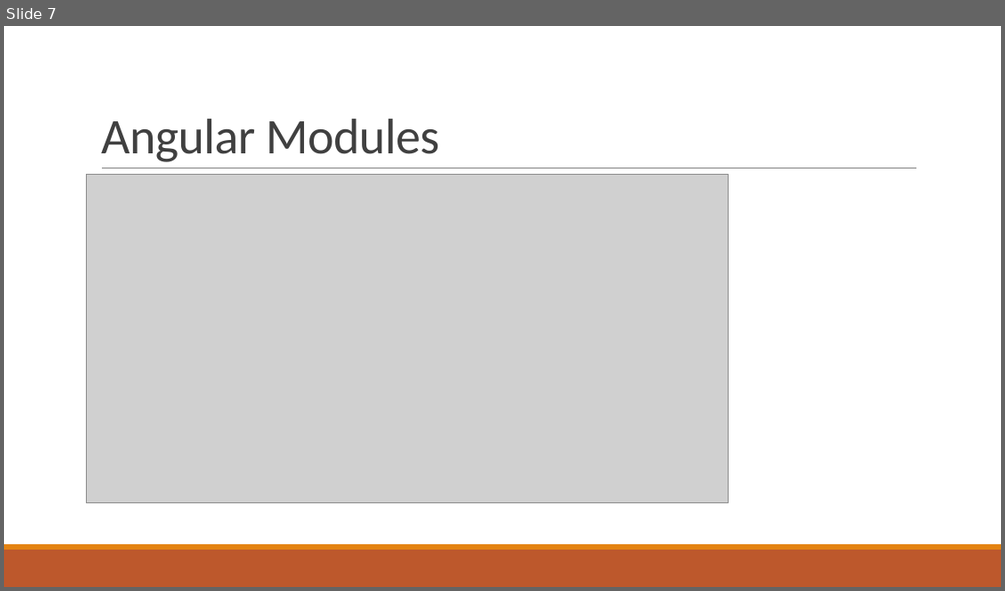
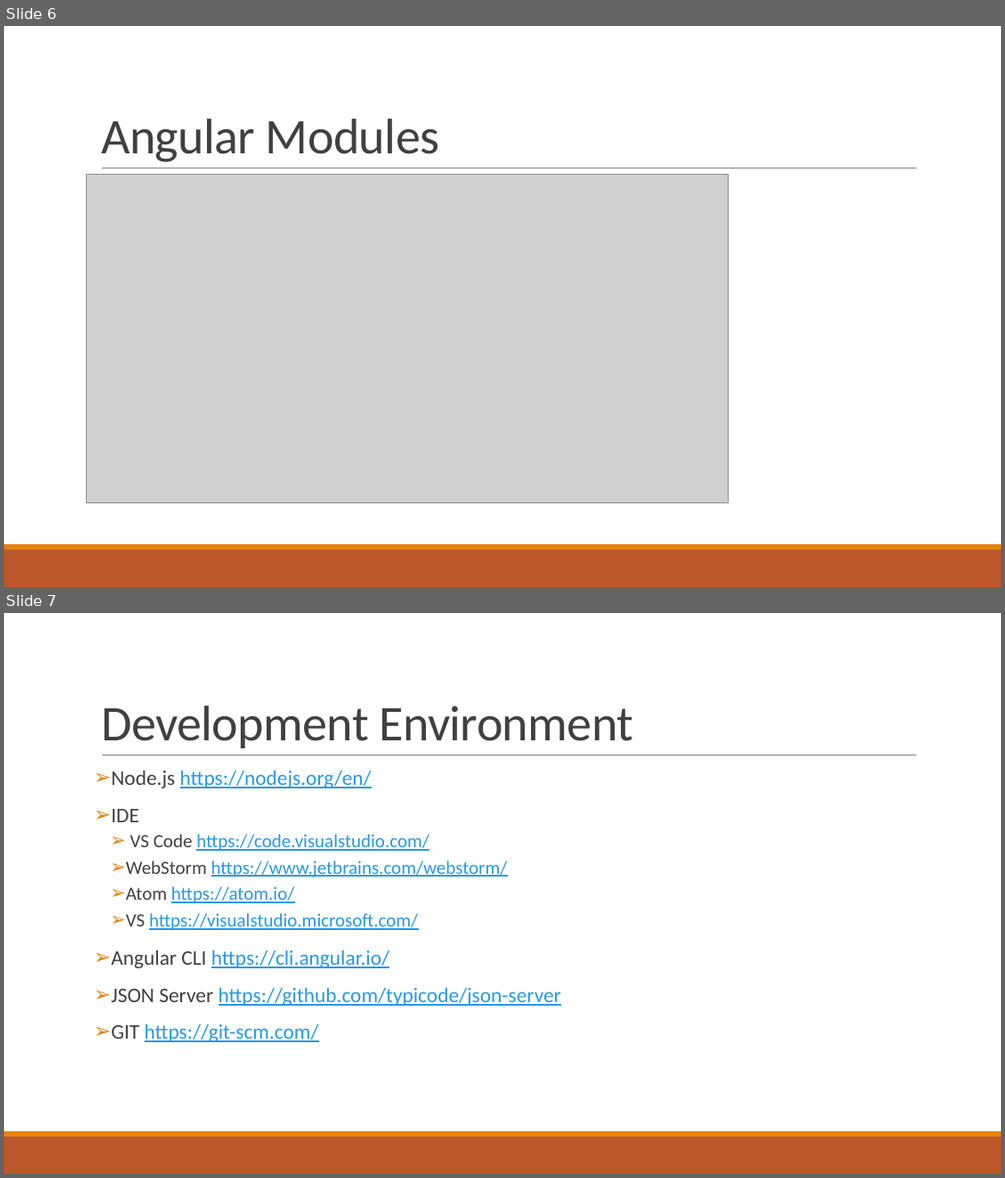
Before and after one commit to ozgurkaplan/KocAkademiAngularStarter, a slide deck: KocAkademi Angular.pptx. Shown one above the other, each under a label of ours: slide 7 before the commit, slides 6 and 7 after it. The pictures are 1005x591 and 1005x1178 pixels, drawn with LibreOffice and Linux fonts; fonts in the diff are those of the drawing; grey boxes stand for pictures. Boxes give left, top, right and bottom in pixels: in the first picture for what was removed or moved away, otherwise in the second. Text is boxed around its words. In the diff, an @@ line names an element or a change of style, - is before the commit and + after.

```diff
--- a/KocAkademi Angular.pptx
+++ b/KocAkademi Angular.pptx
@@ slide 7 added at (x1=4, y1=613, x2=1001, y2=1174), background #FFFFFF; not listed: 3 template elements that a slide beside it also shows @@
@@ title added at (x1=101, y1=706, x2=633, y2=748), 48 pt, text #404040 @@
+Development Environment
@@ text added at (x1=111, y1=770, x2=561, y2=1042), 20 pt, text #2998E3, underline @@
+➢ Node.js https://nodejs.org/en/
+➢ IDE
+  ➢ VS Code https://code.visualstudio.com/
+  ➢ WebStorm https://www.jetbrains.com/webstorm/
+  ➢ Atom https://atom.io/
+  ➢ VS https://visualstudio.microsoft.com/
+➢ Angular CLI https://cli.angular.io/
+➢ JSON Server https://github.com/typicode/json-server
+➢ GIT https://git-scm.com/
@@ what was slide 7 is now slide 6 @@
```
Also in this commit, not shown: 12 other slides added, 2 slides removed.
